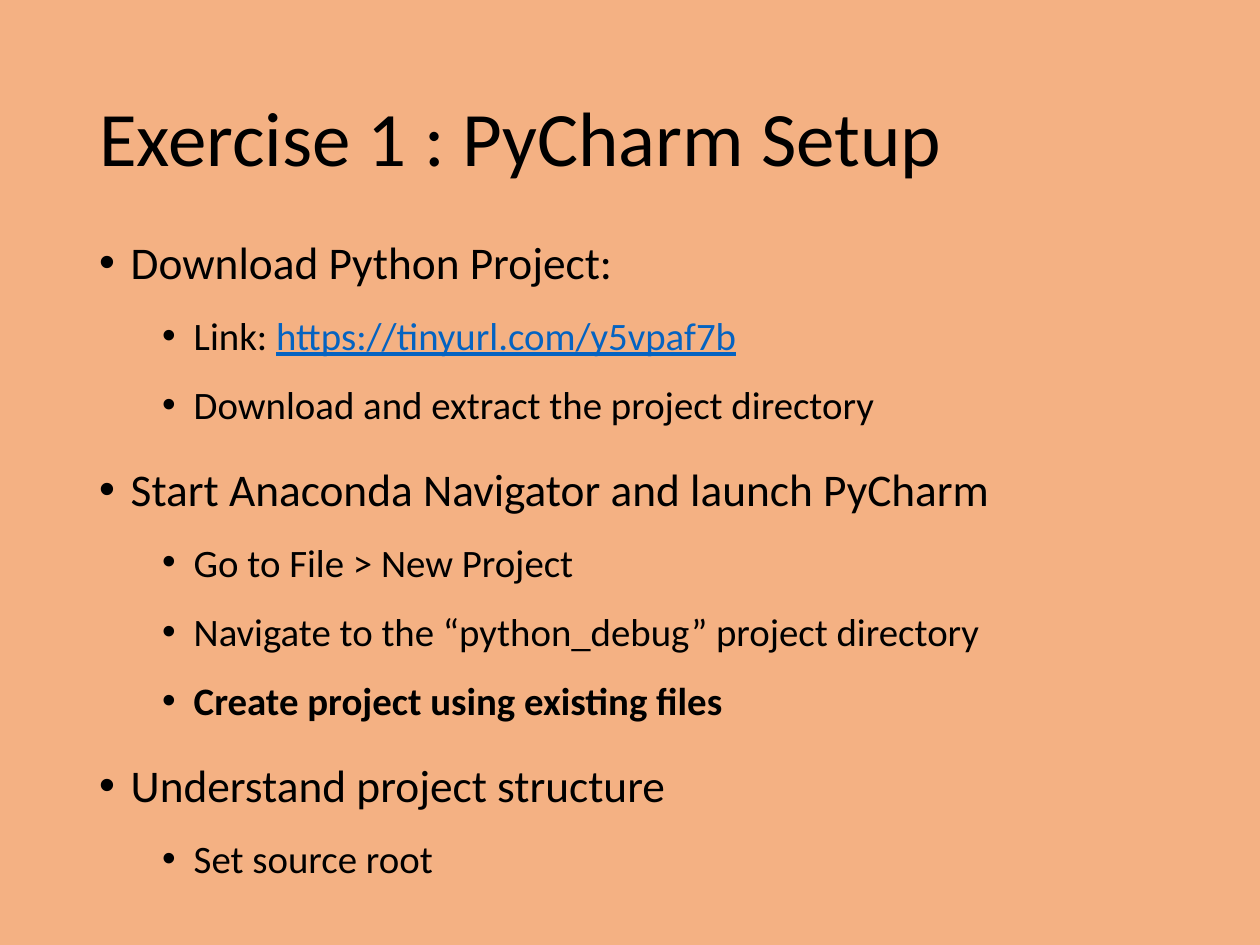
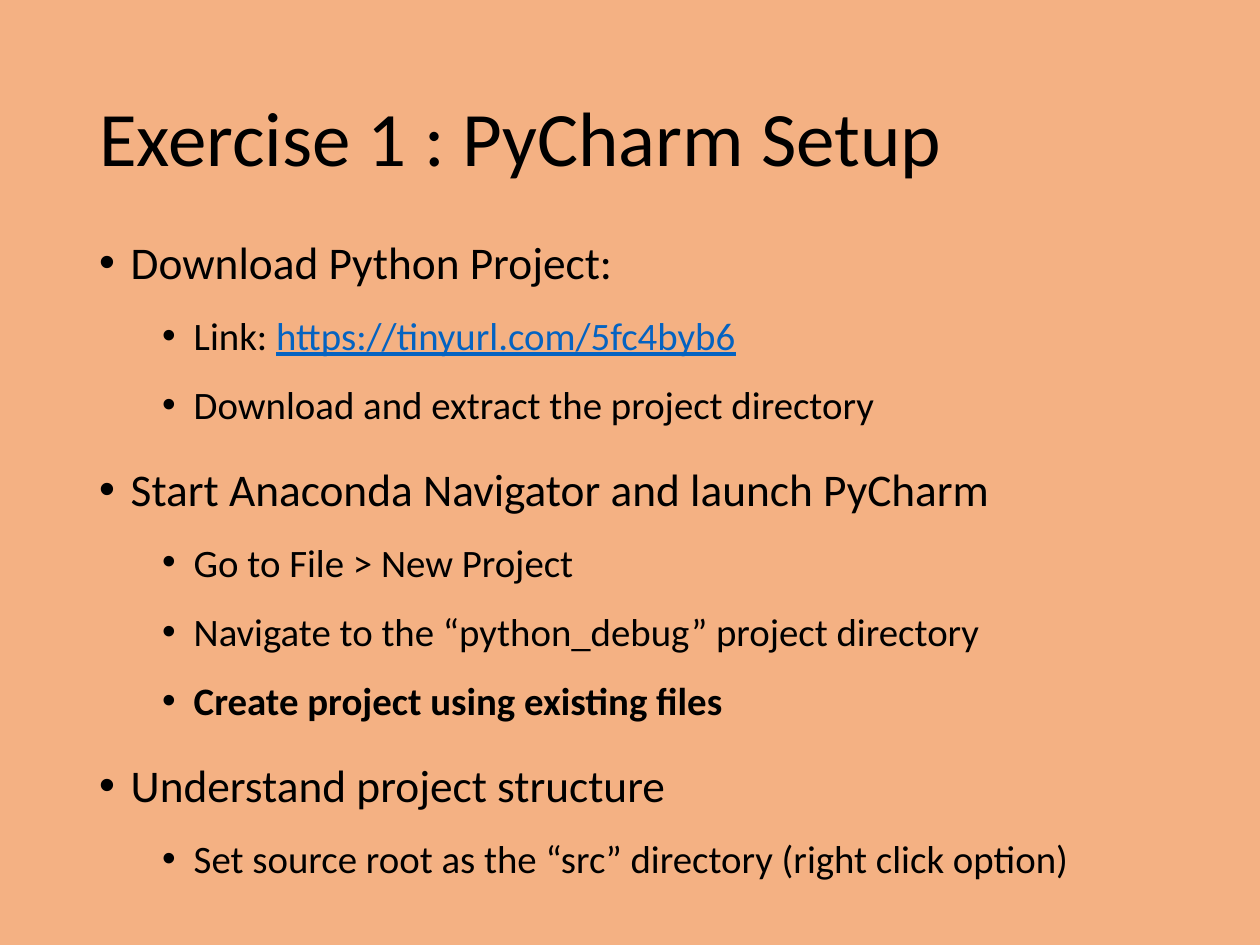
Before and after one commit to PrincetonUniversity/intro_debugging, a slide deck: slide 8 of 01_overview/Introduction_To_Debugging.pptx (slide 5 before the commit). Drawn at 1260x945 pixels with LibreOffice and Linux fonts; fonts in the diff are those of the drawing. Boxes give left, top, right and bottom in pixels: in the first picture for what was removed or moved away, otherwise in the second. Text is boxed around its words. In the diff, an @@ line names an element or a change of style, - is before the commit and + after.

```diff
--- a/01_overview/Introduction_To_Debugging.pptx
+++ b/01_overview/Introduction_To_Debugging.pptx
@@ text at (194,323,735,357): text changed @@
-  • Link: https://tinyurl.com/y5vpaf7b
+  • Link: https://tinyurl.com/5fc4byb6
@@ text at (194,844,1068,880): text changed @@
-  • Set source root
+  • Set source root as the “src” directory (right click option)
```
Also in this commit, not shown: 7 other slides changed, 6 slides added, 4 other files.
